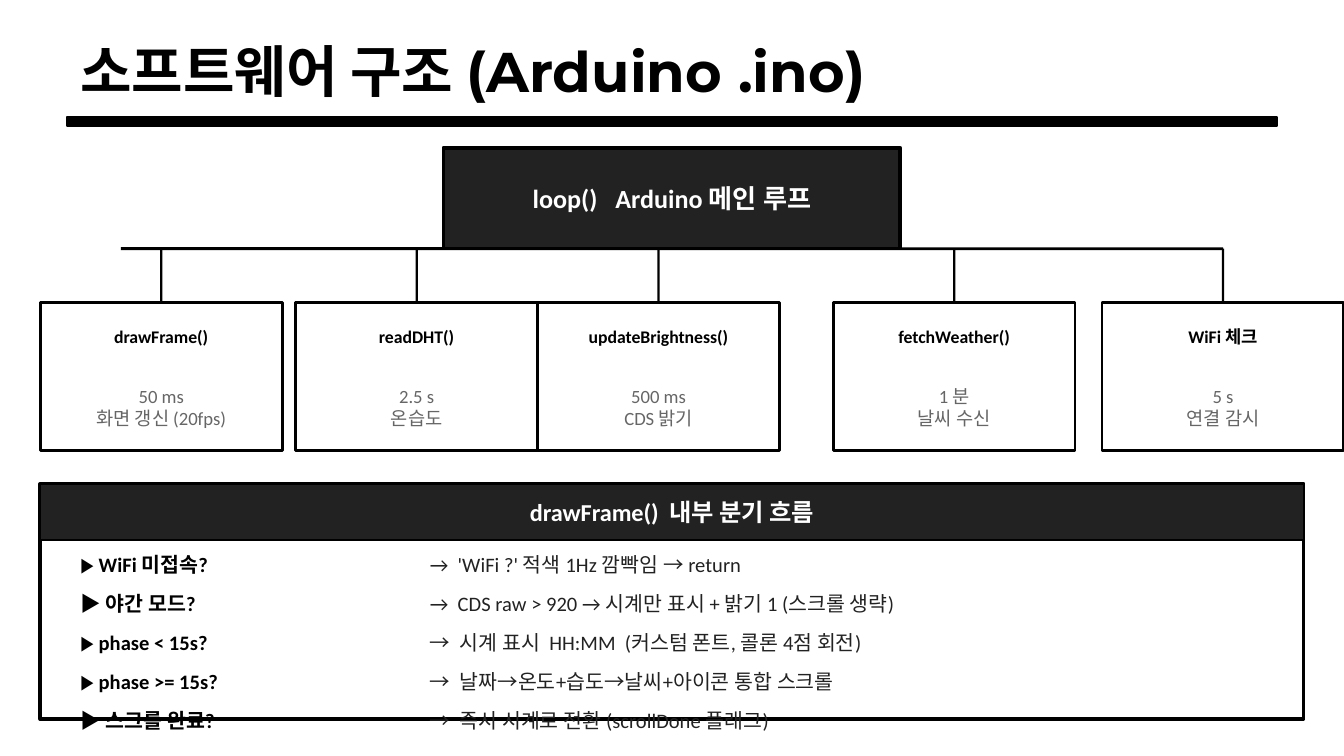
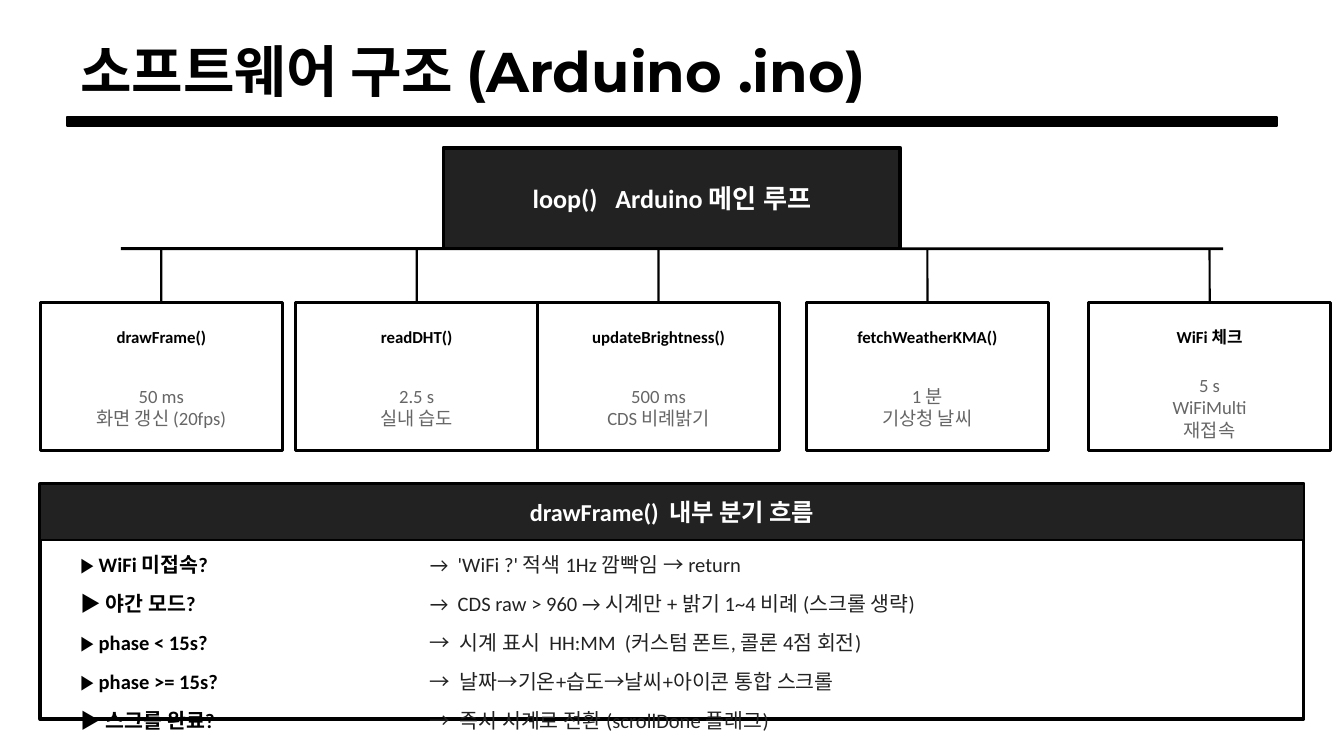
Before and after one commit to dselaser/IoT_WallClock, a slide deck: slide 6 of IoT_WallClock_설명.pptx. Drawn at 1344x756 pixels with LibreOffice and Linux fonts; fonts in the diff are those of the drawing. Boxes give left, top, right and bottom in pixels: in the first picture for what was removed or moved away, otherwise in the second. Text is boxed around its words. In the diff, an @@ line names an element or a change of style, - is before the commit and + after.

```diff
--- a/IoT_WallClock_설명.pptx
+++ b/IoT_WallClock_설명.pptx
@@ size 9.5 to 9 pt in 4 elements at bbox=[117, 330, 207, 346], bbox=[381, 330, 453, 346], bbox=[592, 330, 725, 346], bbox=[1177, 329, 1243, 345] @@
@@ text at bbox=[857, 330, 997, 346]: text changed; size 9.5 to 9 pt @@
-fetchWeather()
+fetchWeatherKMA()
@@ 1 line, 1 rectangle, 1 text: place and size @@
-1 line, 1 rectangle, 1 text at bbox=[833, 249, 1075, 450]
+1 line, 1 rectangle, 1 text at bbox=[806, 249, 1048, 450]
@@ 2 texts, 1 line, 1 rectangle: place and size @@
-2 texts, 1 line, 1 rectangle at bbox=[1102, 249, 1344, 450]
+2 texts, 1 line, 1 rectangle at bbox=[1089, 249, 1331, 450]
@@ text at bbox=[380, 409, 453, 427]: text changed @@
-온습도
+실내 습도
@@ text at bbox=[607, 409, 710, 427]: text changed @@
-CDS 밝기
+CDS 비례밝기
@@ text at bbox=[882, 409, 972, 427]: text changed @@
-날씨 수신
+기상청 날씨
@@ text at bbox=[1173, 401, 1247, 439]: text changed @@
-연결 감시
+WiFiMulti
+재접속
@@ text at bbox=[458, 594, 915, 614]: text changed @@
-→ CDS raw > 920 → 시계만 표시 + 밝기 1 (스크롤 생략)
+→ CDS raw > 960 → 시계만 + 밝기 1~4 비례 (스크롤 생략)
@@ text at bbox=[460, 672, 834, 691]: text changed @@
-→ 날짜→온도+습도→날씨+아이콘 통합 스크롤
+→ 날짜→기온+습도→날씨+아이콘 통합 스크롤
```
Also in this commit, not shown: 6 other slides changed, 1 other file.
